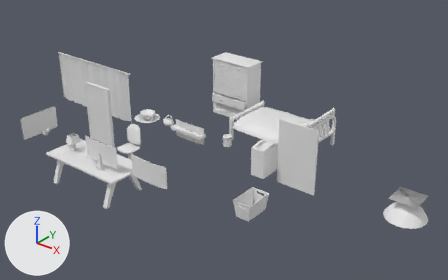
An edit to the Blender file assets/3d/householdModels.blend, drawn before and after from the same camera.
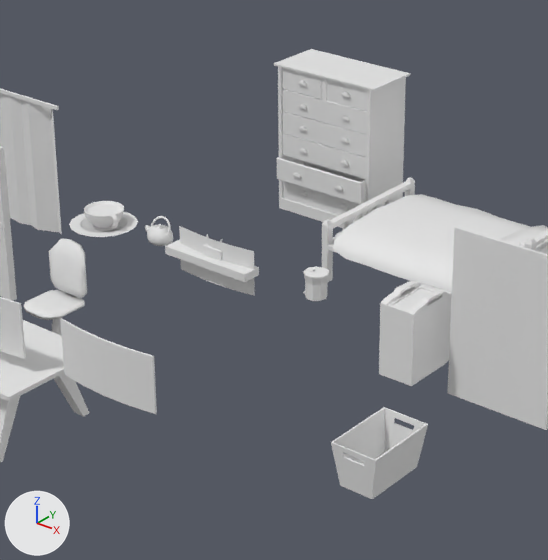
There are two pictures of each version: one whole from a 50 mm lens placed at (20.0, -22.0, 13.9), pointed at (1.7, 0.8, -0.2), one close up on the part from 24% to 70% of the width and 12% to 87% of the height. The axes (+X, +Y, +Z) are drawn at lower left. The lights are the same throughout.
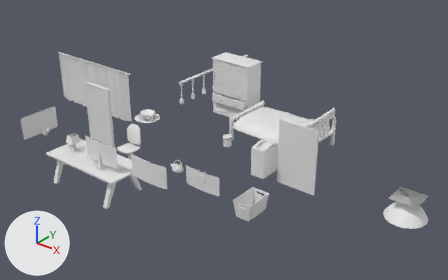
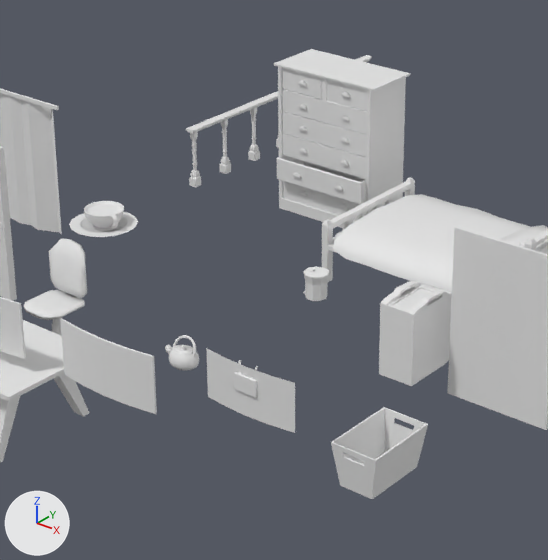
Boxes (x1, y1, x2, y2) around the edits, measured in the close-ups (548 x 560 px):
'Cube.028', moved: before (179, 226, 255, 296); after (206, 348, 295, 433)
'Cube.033', added: after (186, 55, 372, 187)
'Cube.029', deleted: before (165, 240, 259, 282)
'Torus.001', moved: before (147, 228, 173, 246); after (169, 348, 199, 370)
'Cube.027', moved: before (203, 234, 223, 261); after (234, 360, 258, 398)
'Torus.002', moved: before (150, 216, 171, 235); after (172, 335, 196, 357)
'Torus.003', moved: before (145, 225, 150, 233); after (165, 345, 172, 354)

What changed in the scene script:
```text
Add me_cube_034:
    me_cube_034.from_pydata(...)  # 438 vertices, 422 faces; spans x -1.1..1.2, y -1.4..68.5, z -1.0..13.6
Change ob_torus_001:
    ob_torus_001.location: (-1.5, 0.07, 0.28) -> (2.41, -3.48, 0.28)
Change ob_torus_002:
    ob_torus_002.location: (-1.5, 0.07, 0.28) -> (2.41, -3.48, 0.28)
Change ob_torus_003:
    ob_torus_003.location: (-1.5, 0.07, 0.28) -> (2.39, -3.49, 0.28)
Change ob_cube_027:
    ob_cube_027.location: (-0.02, 0.0, 0.13) -> (3.88, -3.55, 0.13)
Change ob_cube_028:
    ob_cube_028.location: (0.0, 0.0, 0.0) -> (3.9, -3.55, 0.0)
Remove ob_cube_029:
    ob_cube_029 = bpy.data.objects.new('Cube.029', me_cube_029)
    ob_cube_029.location = (-0.06, 0.0, 0.01)
    ob_cube_029.scale = (1.05, 0.211, 0.0852)
Add ob_cube_033:
    ob_cube_033 = bpy.data.objects.new('Cube.033', me_cube_034)
    ob_cube_033.location = (-2.98, 2.75, 0.07)
    ob_cube_033.scale = (0.0929, 0.0929, 0.0929)
```
